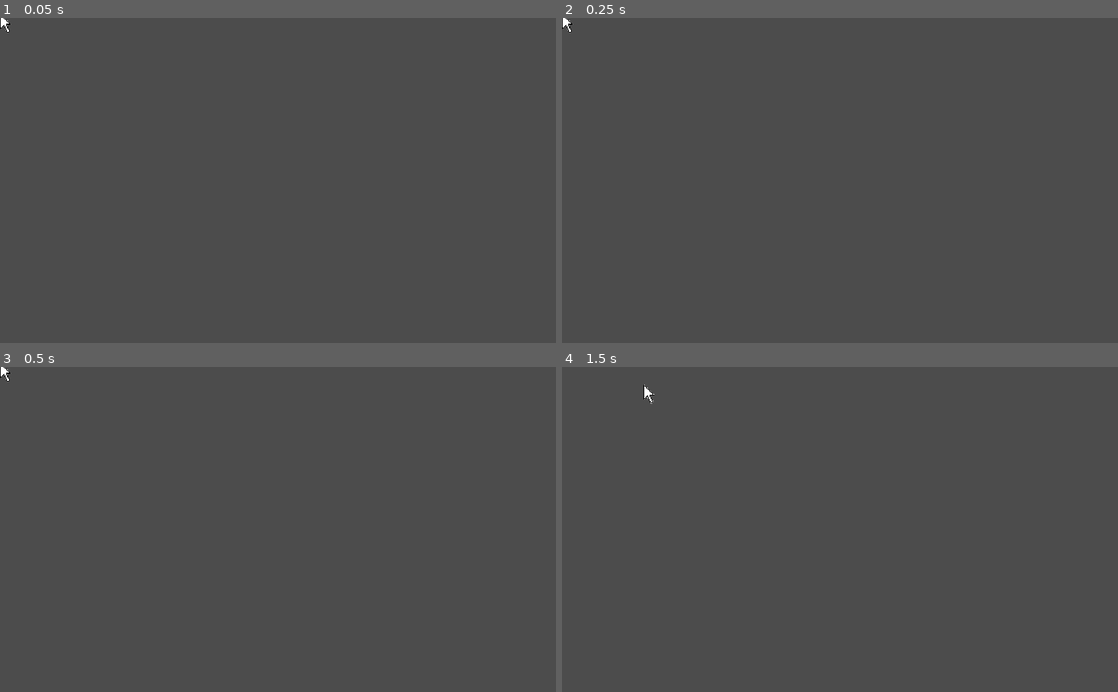
Above: before the commit, frames 1-4 (two rows, left to right).
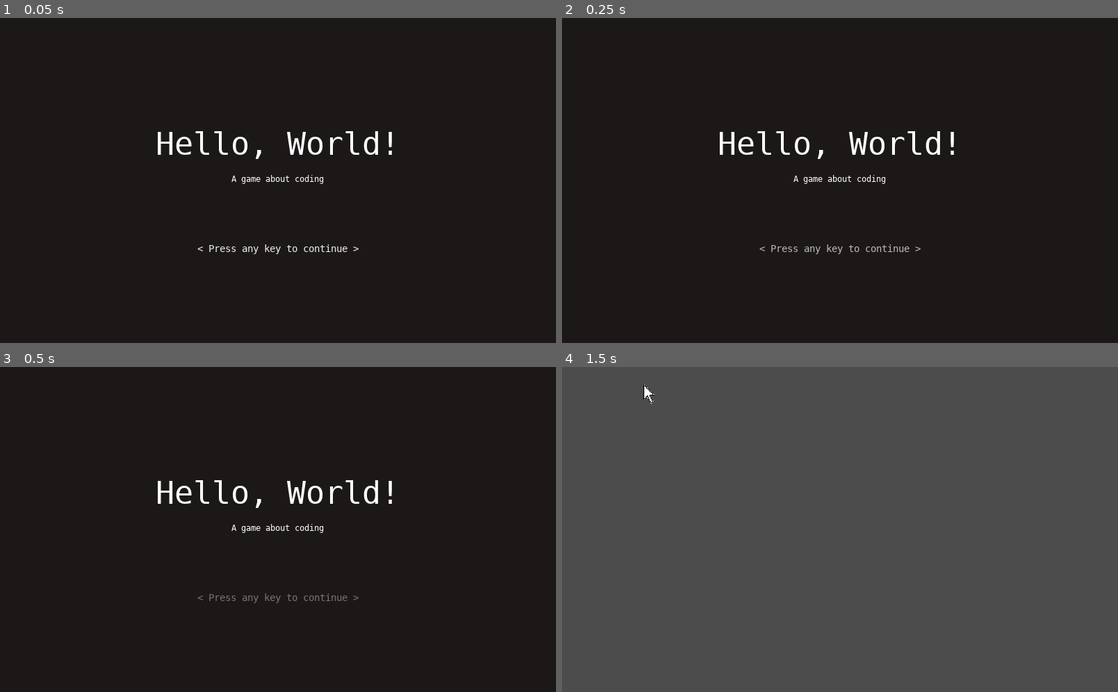
Above: after the commit, the same moments.

Repository: tommyztx/Hello_World
Game: Godot game, scene res://Title.tscn
Same seed, same stepped clock (60 frames per second), same inputs: the game is played once before the commit and once after it. Before the commit the project starts from res://Cursor.tscn.
Inputs:
- Up to frame 1 (0.05 s): no input
- Up to frame 2 (0.25 s): no input
- Up to frame 3 (0.5 s): no input
- Up to frame 4 (1.5 s): tap Enter at 0.5 s; hold D (move_right) 0.53-1.28 s; hold S (move_down) from 1.28 s (still down)

The runs differ from the first frame. In frame 1, 100% of the frame differs, in the area x 0-100%, y 0-100%; in frame 2, 100%; in frame 3, 100%; in frame 4, nothing differs.

Commit message:
Blinking

Diff:
--- /dev/null
+++ b/Hello_World/Blinking.gd
@@ -0,0 +1,11 @@
+extends Node
+
+
+
+
+
+
+
+func _on_Timer_timeout():
+
+	pass # Replace with function body.
--- /dev/null
+++ b/Hello_World/Blinking.tscn
@@ -0,0 +1,29 @@
+[gd_scene load_steps=3 format=2]
+
+[ext_resource path="res://Blinking.gd" type="Script" id=1]
+[ext_resource path="res://ColorRect2.gd" type="Script" id=2]
+
+[node name="Blinking" type="Node"]
+script = ExtResource( 1 )
+
+[node name="Background" type="ColorRect" parent="."]
+anchor_right = 1.0
+anchor_bottom = 1.0
+color = Color( 0.117647, 0.0980392, 0.0980392, 1 )
+__meta__ = {
+"_edit_use_anchors_": false
+}
+
+[node name="block" type="ColorRect" parent="."]
+margin_left = 22.0
+margin_top = 24.0
+margin_right = 43.0
+margin_bottom = 68.0
+script = ExtResource( 2 )
+__meta__ = {
+"_edit_use_anchors_": false
+}
+
+[node name="Timer" type="Timer" parent="block"]
+
+[connection signal="timeout" from="block/Timer" to="." method="_on_Timer_timeout"]
--- /dev/null
+++ b/Hello_World/ColorRect2.gd
@@ -0,0 +1,23 @@
+extends ColorRect
+
+var a = 0
+var transparency= 0
+onready var timer = get_node("Timer")
+
+func _ready():
+	timer.set_wait_time(11)
+	timer.start()
+
+func _process(delta):
+
+	if (timer.get_time_left() > 1):
+		print(timer.get_time_left())
+		a += 1
+		a %= 30
+		if(a == 0):
+			transparency += 1
+			transparency %= 2
+
+		modulate.a = transparency
+	else:
+		timer.stop()
--- a/Hello_World/TypeTutorial.tscn
+++ b/Hello_World/TypeTutorial.tscn
@@ -1,6 +1,7 @@
-[gd_scene load_steps=3 format=2]
+[gd_scene load_steps=4 format=2]
 
 [ext_resource path="res://Fonts/VeraMono.ttf" type="DynamicFontData" id=1]
+[ext_resource path="res://Cursor.tscn" type="PackedScene" id=2]
 
 [sub_resource type="DynamicFont" id=1]
 size = 40
@@ -18,12 +19,24 @@
 
 [node name="RichTextLabel" type="RichTextLabel" parent="."]
 margin_left = 101.0
-margin_top = 180.0
+margin_top = 182.0
 margin_right = 851.0
-margin_bottom = 347.0
+margin_bottom = 349.0
 custom_fonts/normal_font = SubResource( 1 )
 bbcode_text = "What's your name: _______"
-text = "What's your name:"
+text = "What's your name: _______"
 __meta__ = {
 "_edit_use_anchors_": false
 }
+
+[node name="LineEdit" type="LineEdit" parent="."]
+margin_left = 535.0
+margin_top = 175.0
+margin_right = 828.0
+margin_bottom = 249.0
+__meta__ = {
+"_edit_use_anchors_": false
+}
+
+[node name="Cursor" parent="." instance=ExtResource( 2 )]
+position = Vector2( 494, 317 )
--- a/Hello_World/project.godot
+++ b/Hello_World/project.godot
@@ -11,7 +11,7 @@
 [application]
 
 config/name="Hello_World"
-run/main_scene="res://Cursor.tscn"
+run/main_scene="res://Title.tscn"
 config/icon="res://icon.png"
 
 [display]
